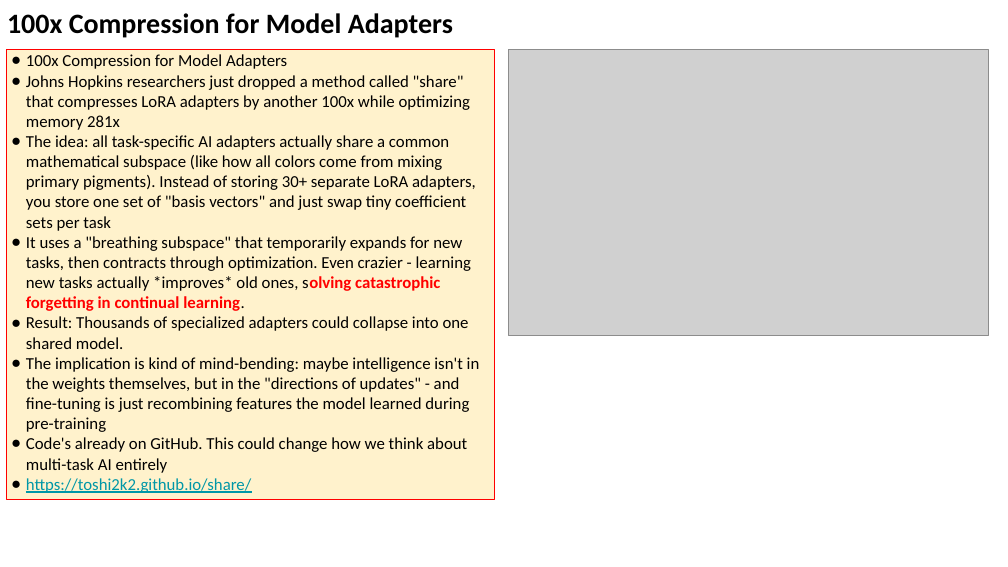
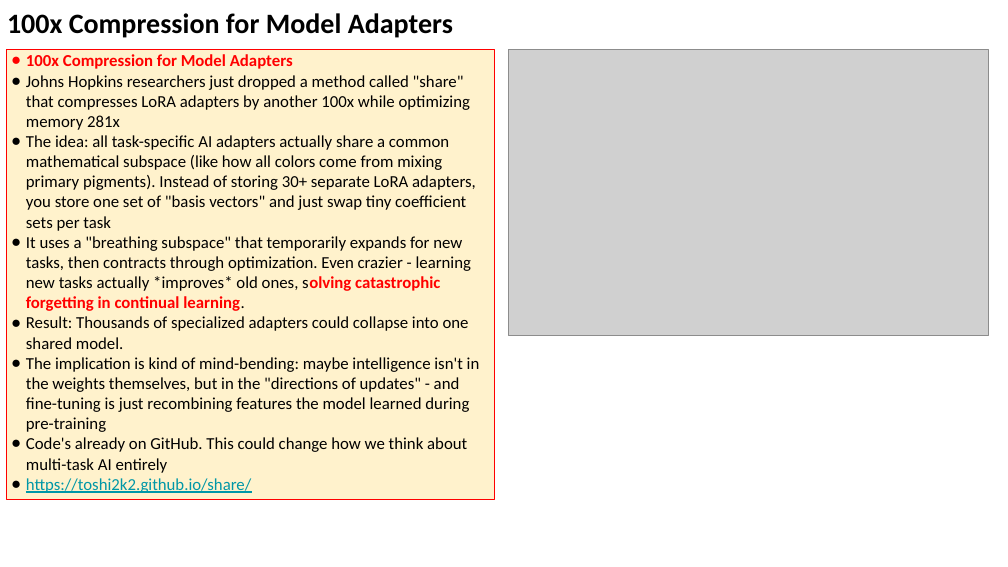
Before and after one commit to lselector/seminar, a slide deck: slide 23 of 2026/2026-02-13-AI-Updates.pptx (slide 13 before the commit). Drawn at 1008x567 pixels with LibreOffice and Linux fonts; fonts in the diff are those of the drawing; grey boxes stand for pictures. Boxes give left, top, right and bottom in pixels: in the first picture for what was removed or moved away, otherwise in the second. Text is boxed around its words. In the diff, an @@ line names an element or a change of style, - is before the commit and + after.

```diff
--- a/2026/2026-02-13-AI-Updates.pptx
+++ b/2026/2026-02-13-AI-Updates.pptx
@@ text in rectangle at (26, 54, 293, 69): text colour #000000 to #FF0000, bold on in "100x Compression for Model Adapters"; bullet colour #000000 to #FF0000 @@
```
Also in this commit, not shown: 13 other slides changed, 13 slides added, 3 slides removed.
